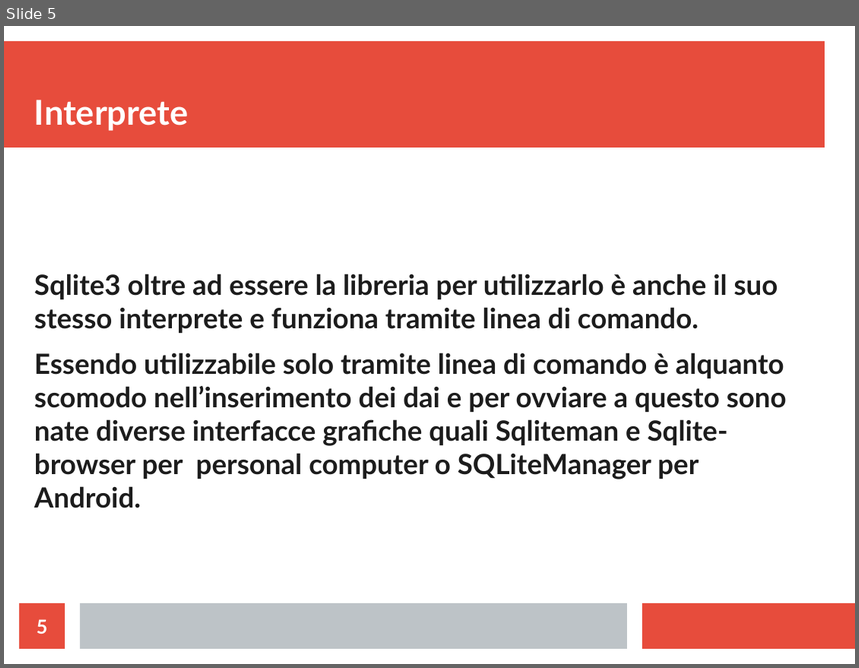
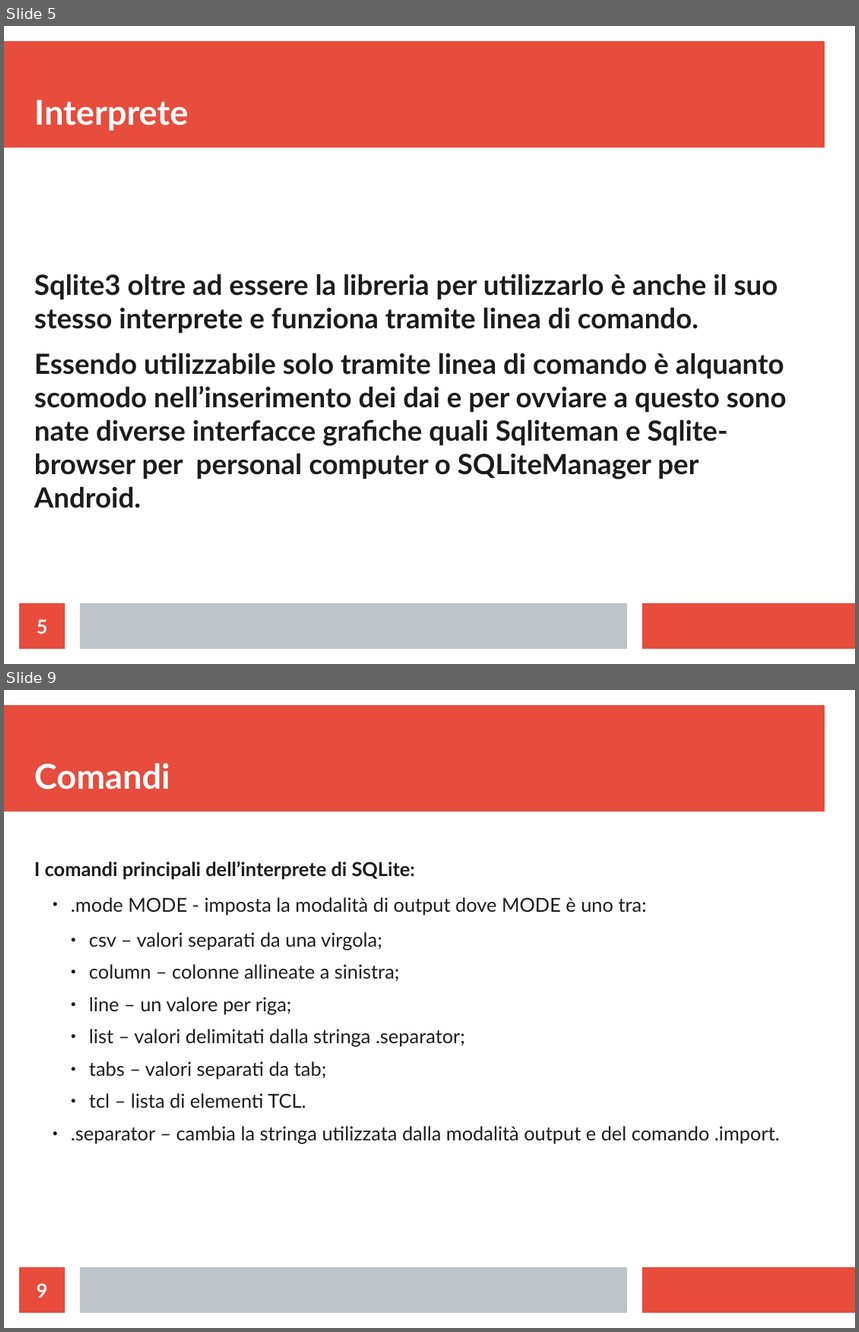
Before and after one commit to MicheleLadisa/cose, a slide deck: lavoriVari/SqlitePresentazione.odp. Shown one above the other, each under a label of ours: slide 5 before the commit, slides 5 and 9 after it; the slides between them are not shown. The pictures are 859x668 and 859x1332 pixels, drawn with LibreOffice and Linux fonts; fonts in the diff are those of the drawing. Boxes give left, top, right and bottom in pixels: in the first picture for what was removed or moved away, otherwise in the second. Text is boxed around its words. In the diff, an @@ line names an element or a change of style, - is before the commit and + after.

Commit message:
sqlite presentazione

```diff
--- a/lavoriVari/SqlitePresentazione.odp
+++ b/lavoriVari/SqlitePresentazione.odp
@@ slide 9 added at bbox=[4, 690, 855, 1328], background #FFFFFF; not listed: 3 template elements that a slide beside it also shows @@
@@ title added at bbox=[34, 763, 170, 790], 32 pt, text #FFFFFF, bold @@
+Comandi
@@ text added at bbox=[34, 861, 780, 1144], 18 pt, text #1C1C1C @@
+I comandi principali dell’interprete di SQLite:
+  ● .mode MODE - imposta la modalità di output dove MODE è uno tra:
+    ● csv – valori separati da una virgola;
+    ● column – colonne allineate a sinistra;
+    ● line – un valore per riga;
+    ● list – valori delimitati dalla stringa .separator;
+    ● tabs – valori separati da tab;
+    ● tcl – lista di elementi TCL.
+  ● .separator – cambia la stringa utilizzata dalla modalità output e del comando .import.
@@ page number added at bbox=[19, 1268, 65, 1313], fill #E74C3C, 18 pt, text #FFFFFF, bold @@
+9
```
Also in this commit, not shown: 6 other slides added, 1 slide removed, 1 other file.
